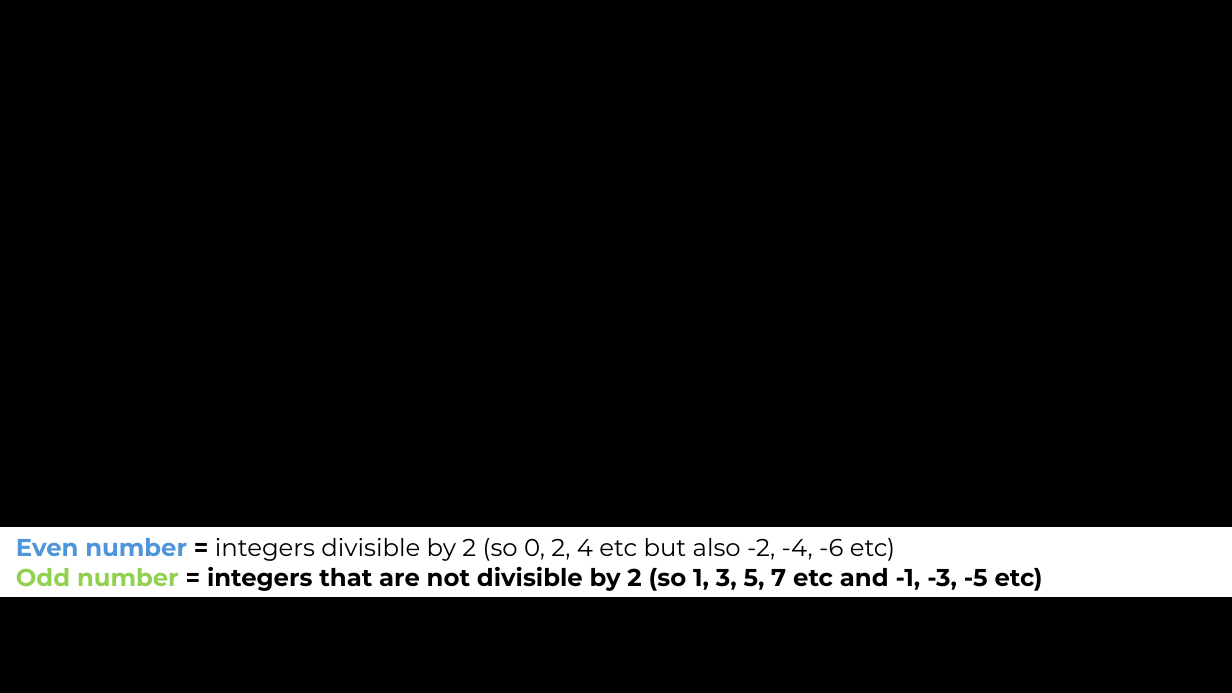
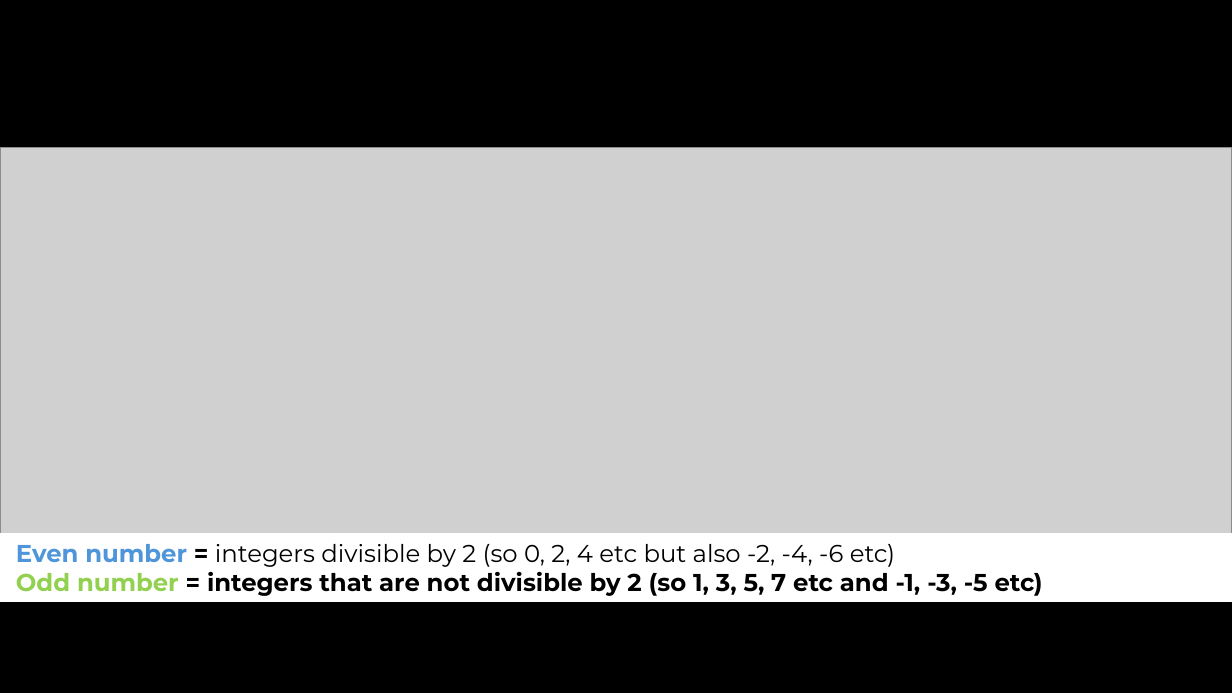
Before and after one commit to medemaka/hurlesmathsexplainedbadly, a slide deck: slide 3 of pre-algebra/pre-algebra-extras/Pre-algebra Extras.pptx (slide 33 before the commit). Drawn at 1232x693 pixels with LibreOffice and Linux fonts; fonts in the diff are those of the drawing; grey boxes stand for pictures. Boxes give left, top, right and bottom in pixels: in the first picture for what was removed or moved away, otherwise in the second. Text is boxed around its words. In the diff, an @@ line names an element or a change of style, - is before the commit and + after.

```diff
--- a/pre-algebra/pre-algebra-extras/Pre-algebra Extras.pptx
+++ b/pre-algebra/pre-algebra-extras/Pre-algebra Extras.pptx
@@ picture added at (x1=0, y1=148, x2=1232, y2=545) @@
@@ rectangle "Even number = integers divisible ..." moved from (x1=0, y1=528, x2=1232, y2=596) to (x1=0, y1=533, x2=1232, y2=602) @@
```
Also in this commit, not shown: 3 other slides changed, 4 slides removed.
